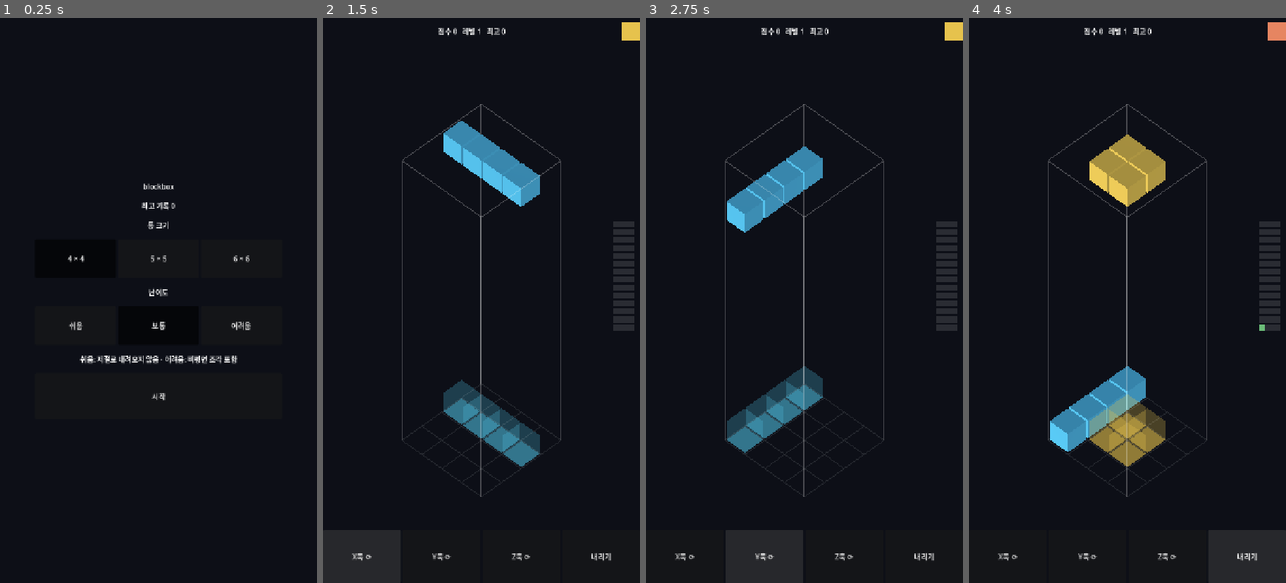
Above: before the commit, frames 1-4 (left to right).
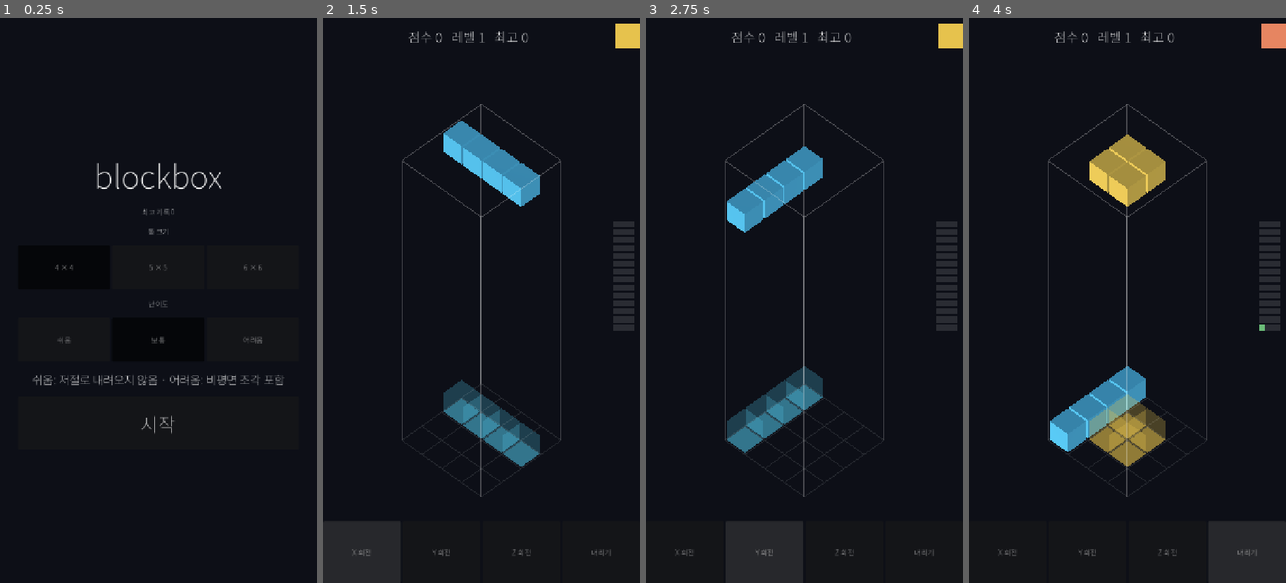
Above: after the commit, the same moments.

Repository: kjw5541a-hash/blockbox
Game: Godot game, scene res://scenes/start.tscn
Two runs of this game, one before a commit and one after it. Both use one fixed random seed, a clock stepped at 60 frames per second and the inputs below.
Inputs:
- Up to frame 1 (0.25 s): no input
- Up to frame 2 (1.5 s): click "시작" at 0.5 s; click "X축 ⟳" (after the commit: "X 회전") at 1.25 s
- Up to frame 3 (2.75 s): click "Y축 ⟳" (after the commit: "Y 회전") at 2 s
- Up to frame 4 (4 s): click "Z축 ⟳" (after the commit: "Z 회전") at 2.75 s; click "내리기" at 3.5 s

The runs differ from the first frame. In frame 1, 2.2% of the frame differs, in the area x 10-90%, y 25-74%; in frame 2, 1.1%; in frame 3, 1.1%; in frame 4, 1.1%.

Commit message:
fix: 폰에서 글자가 작고 한글이 깨지던 것, 낙하 시 색이 튀던 것
## 한글 깨짐

웹 빌드에는 시스템 폰트가 없고 Godot 내장 폰트에는 한글 글리프가 없다.
맥에서는 OS 폰트로 대체되어 문제가 드러나지 않지만 아이폰 사파리에서는
한글이 전부 두부로 나온다. Noto Sans KR(OFL)을 넣되 원본 10MB 를 그대로
쓰지 않고, 실제 문자열에 쓰인 글자만 남겨 33KB 로 줄였다.

부분집합이라 문구를 새로 쓰면 글자가 빠질 수 있다. tests/test_font.gd 가
scenes/*.tscn 과 scripts/*.gd 의 문자열 리터럴을 훑어 폰트 커버리지를
검사한다. 다시 뜨는 방법은 assets/fonts/README.md 에 있다.

Noto Sans KR 에 ⟳(U+27F3) 이 없어 회전 버튼 문구를 "X 회전" 식으로 바꿨다.

## 작은 글자

720x1280 뷰포트가 폰 화면 폭으로 줄어들어 기본 16 은 읽을 수 없다.
기본 36 으로 올리고, 커진 글자에 맞춰 상단 바 높이·버튼 높이·게임 종료
상자를 넓혔다. 시작 화면 안내 문구는 한 줄에 안 들어가므로 접는다.

## 잠길 때 색이 튀던 것

MultiMesh 인스턴스 색은 정점 색으로 들어가고, 기본값은 그것을 이미 선형
공간이라고 보고 변환 없이 쓴다. 반면 떨어지는 조각은 albedo_color 로 색을
넣고 그쪽은 sRGB 로 간주해 변환된다. 같은 값을 넣었는데도 잠기는 순간
밝은 쪽으로 튀었다. vertex_color_is_srgb 를 켜 두 경로를 맞춘다.

헤드리스 렌더 서버는 get_instance_color 로 항상 검정을 주므로 색을 되읽어
비교할 수 없다. 값이 아니라 배선을 검사한다.

Co-Authored-By: Claude Opus 5 <noreply@anthropic.com>

Diff:
--- a/project.godot
+++ b/project.godot
@@ -18,6 +18,14 @@
 
 renderer/rendering_method="forward_plus"
 
+[gui]
+
+; 웹에는 시스템 폰트가 없고 Godot 내장 폰트에는 한글 글리프가 없다.
+; 폰트를 지정하지 않으면 아이폰 사파리에서 한글이 전부 깨진다.
+theme/custom_font="res://assets/fonts/NotoSansKR-subset.ttf"
+; 720x1280 뷰포트가 폰 화면 폭으로 줄어드므로 기본 16 은 읽을 수 없다.
+theme/default_font_size=36
+
 [input_devices]
 
 ; 데스크톱에는 InputEventScreenDrag 가 없다. 이게 없으면 스와이프 조작 전체가
--- a/scenes/hud.tscn
+++ b/scenes/hud.tscn
@@ -8,16 +8,17 @@
 
 [node name="Top" type="HBoxContainer" parent="."]
 anchor_right = 1.0
-offset_bottom = 60.0
+offset_bottom = 84.0
 mouse_filter = 2
 
 [node name="Score" type="Label" parent="Top"]
 size_flags_horizontal = 3
+theme_override_font_sizes/font_size = 30
 horizontal_alignment = 1
 vertical_alignment = 1
 
 [node name="NextSwatch" type="ColorRect" parent="Top"]
-custom_minimum_size = Vector2(40, 40)
+custom_minimum_size = Vector2(56, 56)
 size_flags_vertical = 4
 mouse_filter = 2
 
@@ -25,28 +26,28 @@
 anchor_top = 1.0
 anchor_right = 1.0
 anchor_bottom = 1.0
-offset_top = -120.0
+offset_top = -140.0
 
 [node name="RotateX" type="Button" parent="Bottom"]
-custom_minimum_size = Vector2(0, 96)
+custom_minimum_size = Vector2(0, 116)
 size_flags_horizontal = 3
 focus_mode = 0
-text = "X축 ⟳"
+text = "X 회전"
 
 [node name="RotateY" type="Button" parent="Bottom"]
-custom_minimum_size = Vector2(0, 96)
+custom_minimum_size = Vector2(0, 116)
 size_flags_horizontal = 3
 focus_mode = 0
-text = "Y축 ⟳"
+text = "Y 회전"
 
 [node name="RotateZ" type="Button" parent="Bottom"]
-custom_minimum_size = Vector2(0, 96)
+custom_minimum_size = Vector2(0, 116)
 size_flags_horizontal = 3
 focus_mode = 0
-text = "Z축 ⟳"
+text = "Z 회전"
 
 [node name="Drop" type="Button" parent="Bottom"]
-custom_minimum_size = Vector2(0, 96)
+custom_minimum_size = Vector2(0, 116)
 size_flags_horizontal = 3
 focus_mode = 0
 text = "내리기"
@@ -72,10 +73,10 @@
 anchor_top = 0.5
 anchor_right = 0.5
 anchor_bottom = 0.5
-offset_left = -180.0
-offset_top = -50.0
-offset_right = 180.0
-offset_bottom = 50.0
+offset_left = -330.0
+offset_top = -110.0
+offset_right = 330.0
+offset_bottom = 110.0
 grow_horizontal = 2
 grow_vertical = 2
 horizontal_alignment = 1
--- a/scenes/start.tscn
+++ b/scenes/start.tscn
@@ -21,10 +21,11 @@
 anchor_bottom = 1.0
 
 [node name="Menu" type="VBoxContainer" parent="Center"]
-custom_minimum_size = Vector2(560, 0)
+custom_minimum_size = Vector2(640, 0)
 theme_override_constants/separation = 20
 
 [node name="Title" type="Label" parent="Center/Menu"]
+theme_override_font_sizes/font_size = 72
 horizontal_alignment = 1
 text = "blockbox"
 
@@ -39,7 +40,7 @@
 [node name="Sizes" type="HBoxContainer" parent="Center/Menu"]
 
 [node name="S4" type="Button" parent="Center/Menu/Sizes"]
-custom_minimum_size = Vector2(0, 88)
+custom_minimum_size = Vector2(0, 100)
 size_flags_horizontal = 3
 focus_mode = 0
 toggle_mode = true
@@ -48,7 +49,7 @@
 text = "4 × 4"
 
 [node name="S5" type="Button" parent="Center/Menu/Sizes"]
-custom_minimum_size = Vector2(0, 88)
+custom_minimum_size = Vector2(0, 100)
 size_flags_horizontal = 3
 focus_mode = 0
 toggle_mode = true
@@ -56,7 +57,7 @@
 text = "5 × 5"
 
 [node name="S6" type="Button" parent="Center/Menu/Sizes"]
-custom_minimum_size = Vector2(0, 88)
+custom_minimum_size = Vector2(0, 100)
 size_flags_horizontal = 3
 focus_mode = 0
 toggle_mode = true
@@ -70,7 +71,7 @@
 [node name="Difficulty" type="HBoxContainer" parent="Center/Menu"]
 
 [node name="Easy" type="Button" parent="Center/Menu/Difficulty"]
-custom_minimum_size = Vector2(0, 88)
+custom_minimum_size = Vector2(0, 100)
 size_flags_horizontal = 3
 focus_mode = 0
 toggle_mode = true
@@ -78,7 +79,7 @@
 text = "쉬움"
 
 [node name="Normal" type="Button" parent="Center/Menu/Difficulty"]
-custom_minimum_size = Vector2(0, 88)
+custom_minimum_size = Vector2(0, 100)
 size_flags_horizontal = 3
 focus_mode = 0
 toggle_mode = true
@@ -87,7 +88,7 @@
 text = "보통"
 
 [node name="Hard" type="Button" parent="Center/Menu/Difficulty"]
-custom_minimum_size = Vector2(0, 88)
+custom_minimum_size = Vector2(0, 100)
 size_flags_horizontal = 3
 focus_mode = 0
 toggle_mode = true
@@ -95,10 +96,13 @@
 text = "어려움"
 
 [node name="Hint" type="Label" parent="Center/Menu"]
+theme_override_font_sizes/font_size = 26
 horizontal_alignment = 1
+autowrap_mode = 3
 text = "쉬움: 저절로 내려오지 않음 · 어려움: 비평면 조각 포함"
 
 [node name="Start" type="Button" parent="Center/Menu"]
-custom_minimum_size = Vector2(0, 104)
+custom_minimum_size = Vector2(0, 120)
 focus_mode = 0
+theme_override_font_sizes/font_size = 44
 text = "시작"
--- a/scripts/board_view.gd
+++ b/scripts/board_view.gd
@@ -16,6 +16,11 @@
 
 	var mat := StandardMaterial3D.new()
 	mat.vertex_color_use_as_albedo = true
+	# MultiMesh 인스턴스 색은 정점 색으로 들어가는데, 기본값은 그 값을 이미
+	# 선형 공간이라고 보고 변환 없이 쓴다. 반면 떨어지는 조각(PieceView)은
+	# albedo_color 로 색을 넣고 그쪽은 sRGB 로 간주해 변환된다. 그래서 이걸
+	# 켜지 않으면 같은 색인데도 조각이 잠기는 순간 밝기가 튄다.
+	mat.vertex_color_is_srgb = true
 	mesh.material = mat
 
 	multimesh = MultiMesh.new()
--- /dev/null
+++ b/tests/test_font.gd
@@ -0,0 +1,56 @@
+extends SceneTree
+
+# 웹 빌드에는 시스템 폰트가 없다. Godot 내장 폰트에 한글 글리프가 없으므로
+# 폰트를 직접 넣지 않으면 아이폰 사파리에서 한글이 전부 두부로 나온다.
+# 맥에서는 OS 폰트로 대체되어 이 문제가 드러나지 않는다 — 그래서 테스트가 필요하다.
+#
+# 폰트는 실제로 쓰는 글자만 남긴 부분집합이라, 문구를 새로 쓰면 그 글자가
+# 빠져 있을 수 있다. 화면에 나갈 만한 글자를 전부 훑어 확인한다.
+# 다시 뜨는 방법은 assets/fonts/README.md 에 있다.
+func _initialize() -> void:
+	_test_setting_points_at_the_font()
+	_test_font_covers_every_string_literal()
+	print("test_font: OK")
+	quit()
+
+func _font_path() -> String:
+	return str(ProjectSettings.get_setting("gui/theme/custom_font", ""))
+
+func _test_setting_points_at_the_font() -> void:
+	var path := _font_path()
+	assert(path != "", "gui/theme/custom_font 이 비어 있으면 웹에서 한글이 깨진다")
+	assert(ResourceLoader.exists(path), "폰트 파일이 없다: %s" % path)
+	var size: int = ProjectSettings.get_setting("gui/theme/default_font_size", 16)
+	# 720x1280 뷰포트가 폰 화면 폭으로 줄어든다. 기본 16 이면 손바닥에서 못 읽는다.
+	assert(size >= 30, "기본 글자 크기가 폰에서 읽기엔 작다: %d" % size)
+
+func _test_font_covers_every_string_literal() -> void:
+	var font: Font = load(_font_path())
+	assert(font != null, "폰트를 불러올 수 없다: %s" % _font_path())
+	var missing := {}
+	for dir in ["res://scenes", "res://scripts"]:
+		for name in DirAccess.get_files_at(dir):
+			if not (name.ends_with(".tscn") or name.ends_with(".gd")):
+				continue
+			var where := "%s/%s" % [dir, name]
+			for c in _literal_chars(where):
+				if not font.has_char(c.unicode_at(0)):
+					missing[c] = where
+	assert(missing.is_empty(),
+		"부분집합 폰트에 없는 글자가 문자열에 들어 있다 (두부로 나온다): %s" % missing)
+
+# 큰따옴표 안의 글자만 모은다. 주석 줄은 건너뛴다 — 화면에 나가지 않는다.
+# 큰따옴표가 홀수 개인 줄은 없다고 본다(코드베이스에 이스케이프된 따옴표가 없다).
+func _literal_chars(path: String) -> Dictionary:
+	var out := {}
+	var text := FileAccess.get_file_as_string(path)
+	assert(text != "", "파일을 읽을 수 없다: %s" % path)
+	for line in text.split("\n"):
+		var s := line.strip_edges()
+		if s.begins_with("#") or s.begins_with(";"):
+			continue
+		var parts := line.split("\"")
+		for i in range(1, parts.size(), 2):
+			for c in parts[i]:
+				out[c] = true
+	return out
--- a/tests/test_main_smoke.gd
+++ b/tests/test_main_smoke.gd
@@ -61,9 +61,27 @@
 
 	# 잠긴 조각이 보드 뷰에 반영되어야 한다.
 	var board_view: MultiMeshInstance3D = main.board_view
+	var locked_kind: int = game.current.kind
+	var falling_mat := (piece_view.get_child(0) as MeshInstance3D).material_override as StandardMaterial3D
+	var falling_albedo := falling_mat.albedo_color
 	game.hard_drop()
 	assert(board_view.multimesh.visible_instance_count == 4,
 		"잠긴 4칸이 보드 뷰에 나와야 한다: %d" % board_view.multimesh.visible_instance_count)
+
+	# 조각이 잠기는 순간 색이 튀면 안 된다. 떨어지는 조각은 albedo_color 로,
+	# 잠긴 칸은 MultiMesh 인스턴스 색(정점 색)으로 그려진다. 두 경로가 같은 값을
+	# 넣는 것만으로는 부족하다 — albedo_color 는 sRGB 로 해석되므로 정점 색도
+	# 같게 읽어야 한다. 아니면 잠기는 순간 같은 색이 밝은 쪽으로 튄다.
+	#
+	# 인스턴스 색을 되읽어 비교하지는 못한다. headless 렌더 서버는
+	# get_instance_color 로 항상 검정을 준다 — 값이 아니라 배선만 확인한다.
+	var want := BlockColors.of(locked_kind)
+	assert(Vector3(falling_albedo.r, falling_albedo.g, falling_albedo.b).is_equal_approx(
+		Vector3(want.r, want.g, want.b)),
+		"떨어지는 %d 번 조각 색이 색표와 다르다: %s" % [locked_kind, falling_albedo])
+	var board_mat := board_view.multimesh.mesh.material as StandardMaterial3D
+	assert(board_mat.vertex_color_is_srgb,
+		"정점 색을 선형으로 읽으면 albedo_color 쪽보다 밝게 나와 잠길 때 색이 튄다")
 
 	# HUD 가 게임 상태를 실제로 따라가는지 확인한다.
 	var hud: CanvasLayer = main.get_node("HUD")
Binary file added: assets/fonts/NotoSansKR-subset.ttf
Not shown, added: assets/fonts/NotoSansKR-subset.ttf.import
Not shown, added: assets/fonts/OFL.txt
Not shown, added: tests/test_font.gd.uid
Not shown, added: assets/fonts/README.md
